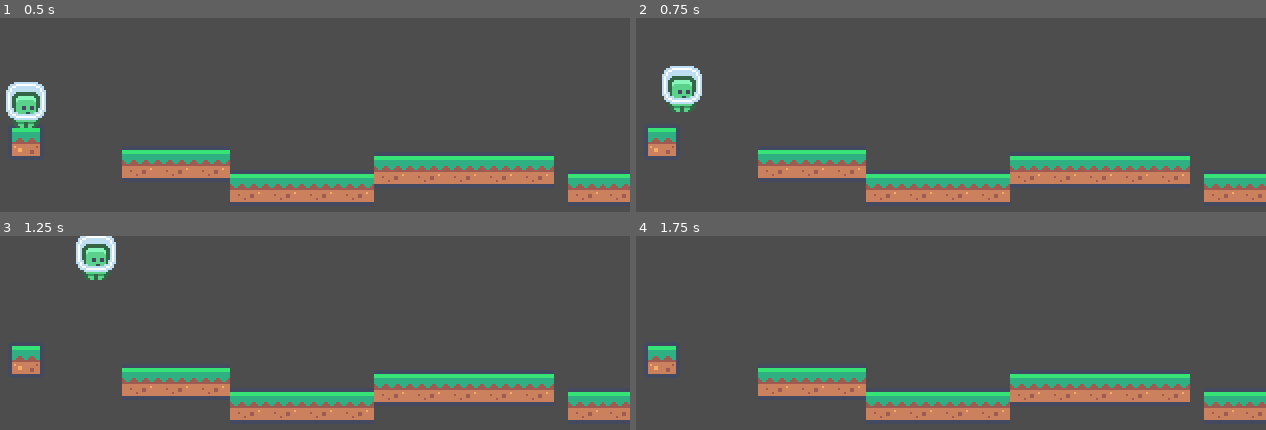
Above: before the commit, frames 1-4 (two rows, left to right).
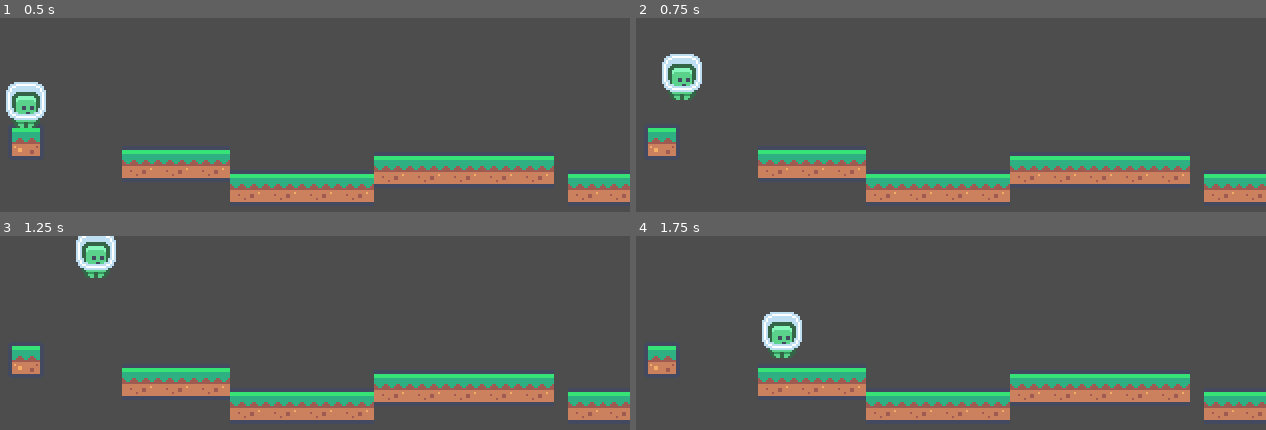
Above: after the commit, the same moments.

Repository: platz-halter/mario_clone
Game: Godot game, scene res://world.tscn
The game is run twice, just before and just after one commit, with the same random seed, the same clock (stepped at 60 frames per second) and the same inputs.
Inputs:
- Up to frame 1 (0.5 s): no input
- Up to frame 2 (0.75 s): tap Enter at 0.5 s; hold Right (ui_right) from 0.53 s (still down); tap Up (ui_up) at 0.6 s
- Up to frame 3 (1.25 s): keep holding Right (ui_right); tap Up (ui_up) at 0.77, 1.07 s
- Up to frame 4 (1.75 s): keep holding Right (ui_right); tap Up (ui_up) at 1.35, 1.52 s

Frame 1 is identical in both runs. In frame 2, 1.5% of the frame differs, in the area x 4-11%, y 18-49%; in frame 3, 0.6%; in frame 4, 1.3%.

Commit message:
Movement

Diff:
--- a/player.gd
+++ b/player.gd
@@ -17,8 +17,14 @@
 	else:
 		velocity.x = 0
 
-	if Input.is_action_just_pressed("ui_up"):
-		velocity.y = -jump_power
-
+	#if Input.is_action_just_pressed("ui_up"):
+		#velocity.y = -jump_power
 
 	move_and_slide()
+
+	velocity.x = 0
+	if is_on_floor():
+		if Input.is_action_just_pressed("ui_up"):
+			velocity.y = -jump_power
+
+	move_and_slide()
--- a/world.tscn
+++ b/world.tscn
@@ -59,4 +59,7 @@
 
 [node name="player" parent="." instance=ExtResource("2_2jgat")]
 position = Vector2(-23, 18)
+max_speed = 50
 jump_power = 65
+local_grav = 2
+jump_cooldown = 2
Not shown, added: pla37B7.tmp
Not shown, added: plaEC18.tmp
